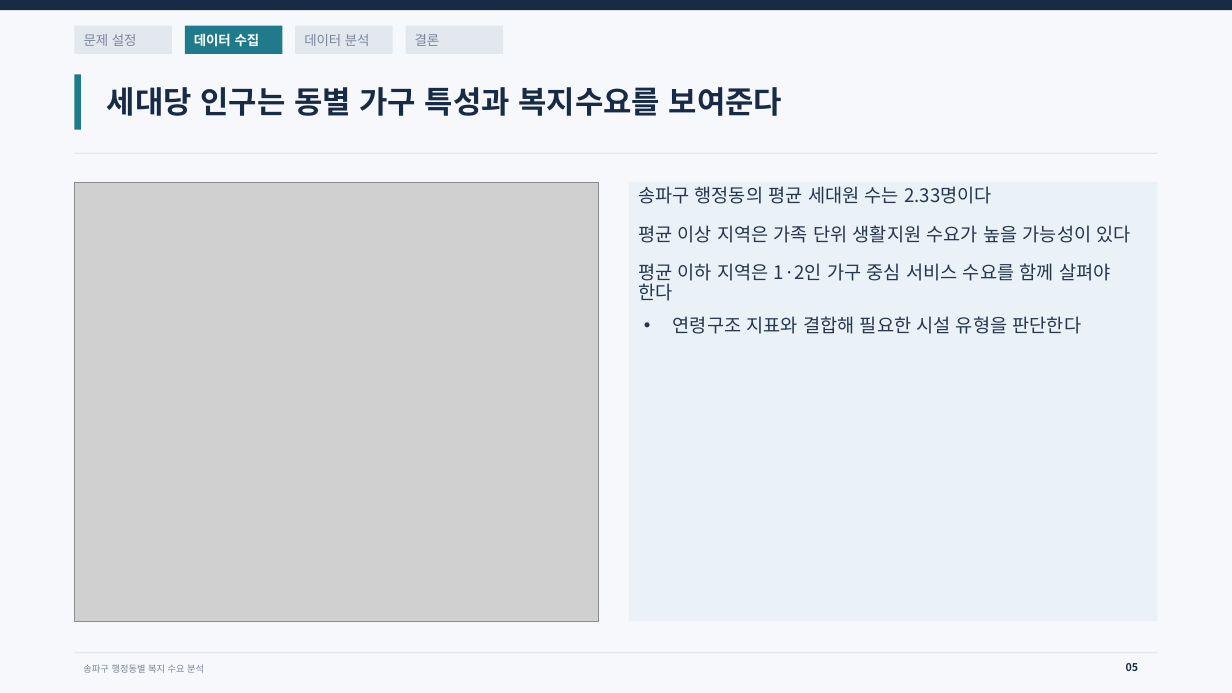
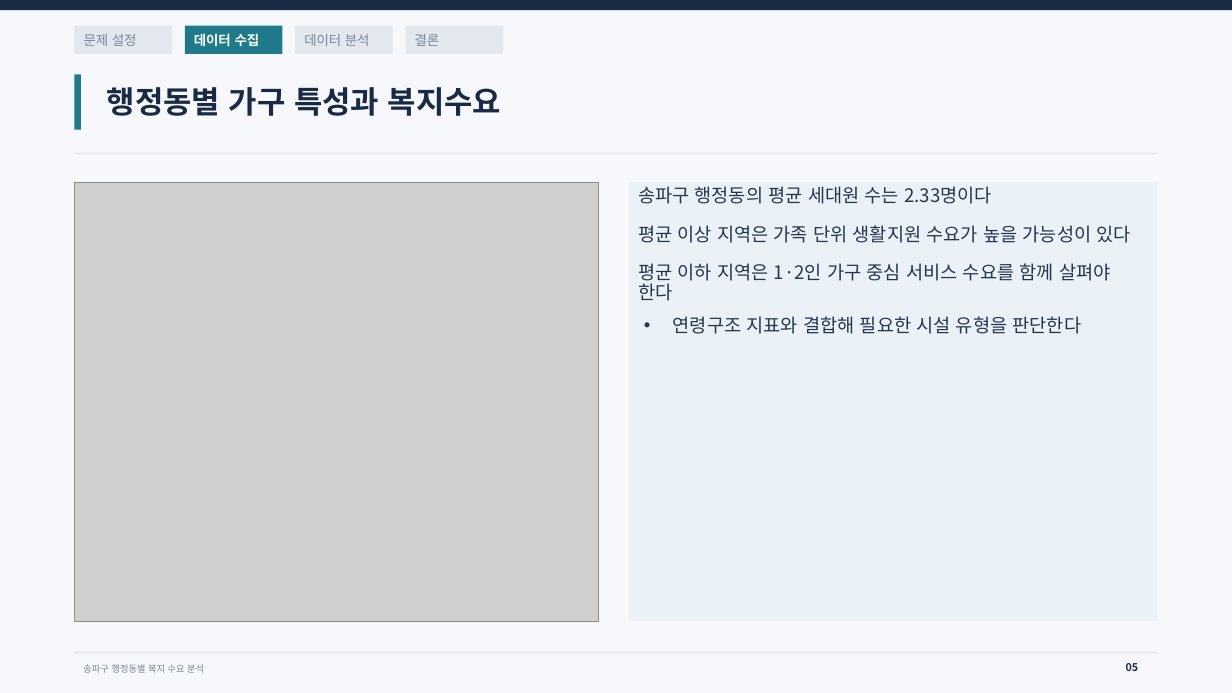
Before and after one commit to jannie601H/data_analisys_ex, a slide deck: slide 5 of Docs/송파구 행정동별 복지 개선방안.pptx. Drawn at 1232x693 pixels with LibreOffice and Linux fonts; fonts in the diff are those of the drawing; grey boxes stand for pictures. Boxes give left, top, right and bottom in pixels: in the first picture for what was removed or moved away, otherwise in the second. Text is boxed around its words. In the diff, an @@ line names an element or a change of style, - is before the commit and + after.

```diff
--- a/Docs/송파구 행정동별 복지 개선방안.pptx
+++ b/Docs/송파구 행정동별 복지 개선방안.pptx
@@ title at bbox=[107, 87, 501, 116]: text changed @@
-세대당 인구는 동별 가구 특성과 복지수요를 보여준다
+행정동별 가구 특성과 복지수요
```
Also in this commit, not shown: 6 other slides changed.
